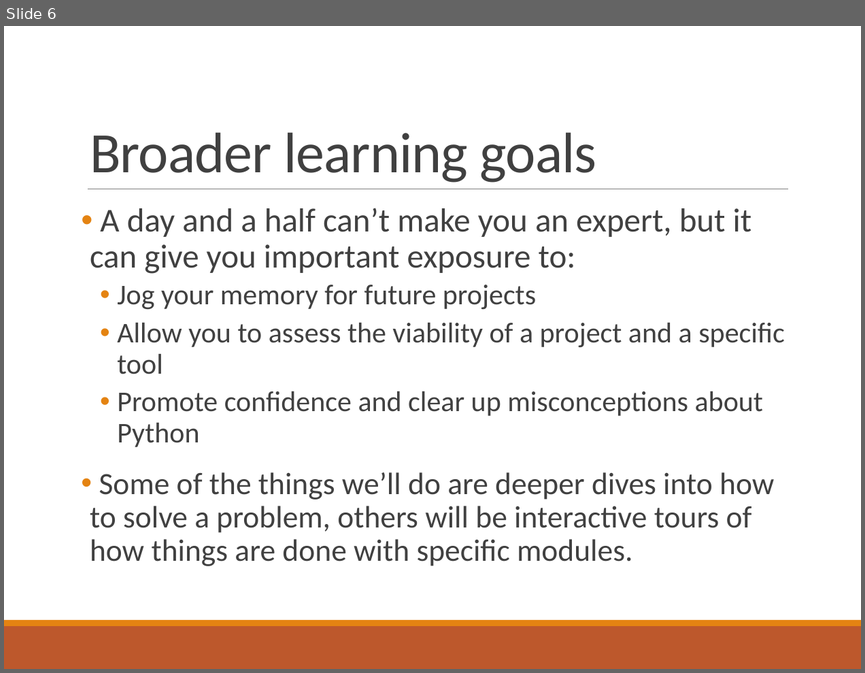
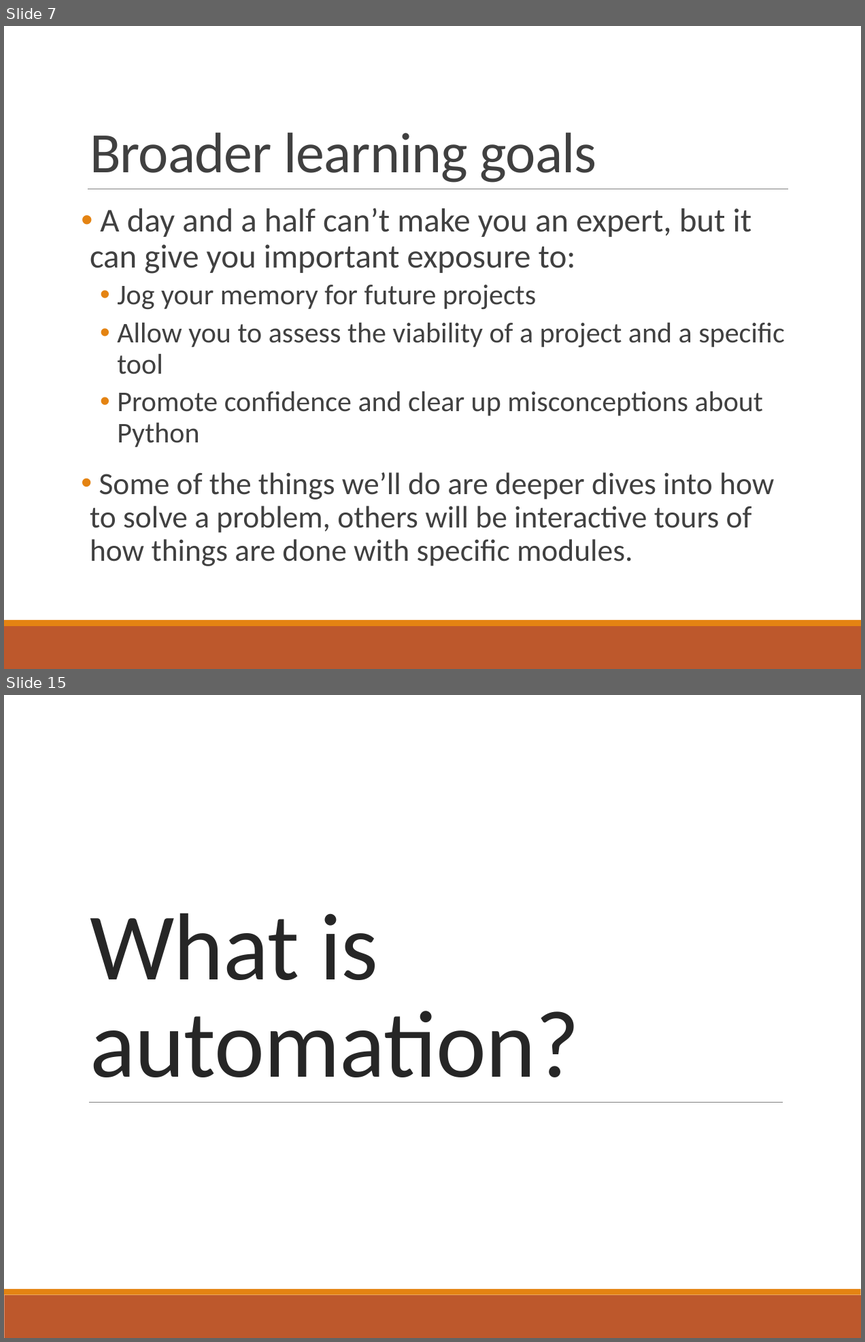
Before and after one commit to elliewix/RAILS-intermed-python-april-2018, a slide deck: RAILS.pptx. Shown one above the other, each under a label of ours: slide 6 before the commit, slides 7 and 15 after it; the slides between them are not shown. The pictures are 865x673 and 865x1342 pixels, drawn with LibreOffice and Linux fonts; fonts in the diff are those of the drawing. Boxes give left, top, right and bottom in pixels: in the first picture for what was removed or moved away, otherwise in the second. Text is boxed around its words. In the diff, an @@ line names an element or a change of style, - is before the commit and + after.

```diff
--- a/RAILS.pptx
+++ b/RAILS.pptx
@@ slide 15 added at <box>4,695,861,1338</box>, background #FFFFFF; not listed: 2 template elements that a slide beside it also shows @@
@@ title added at <box>90,913,579,1077</box>, 80 pt, text #262626 @@
+What is automation?
@@ line added from (89, 1102) to (783, 1102), #808080 0.5 pt @@
@@ what was slide 6 is now slide 7 @@
```
Also in this commit, not shown: 49 other slides added.
